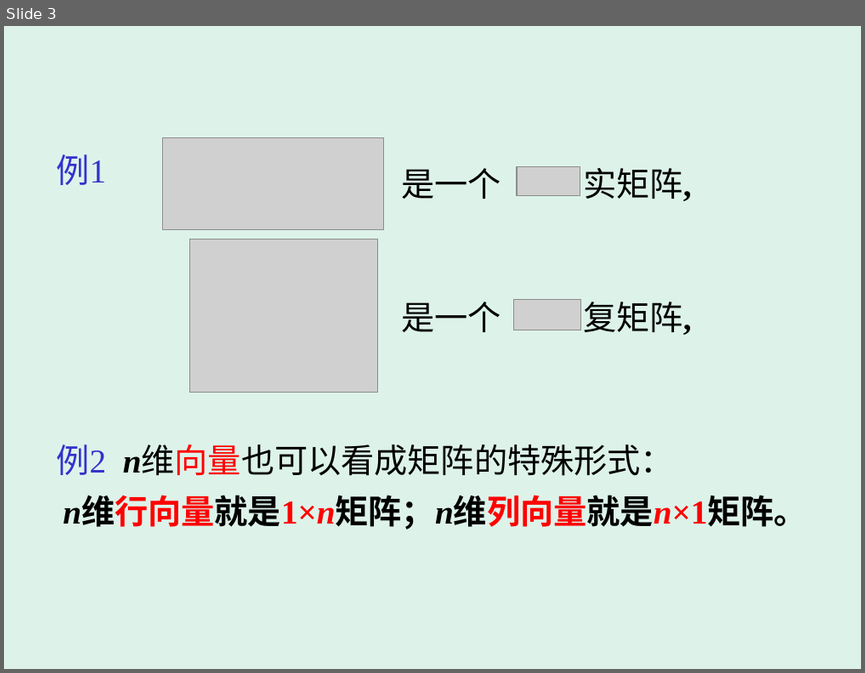
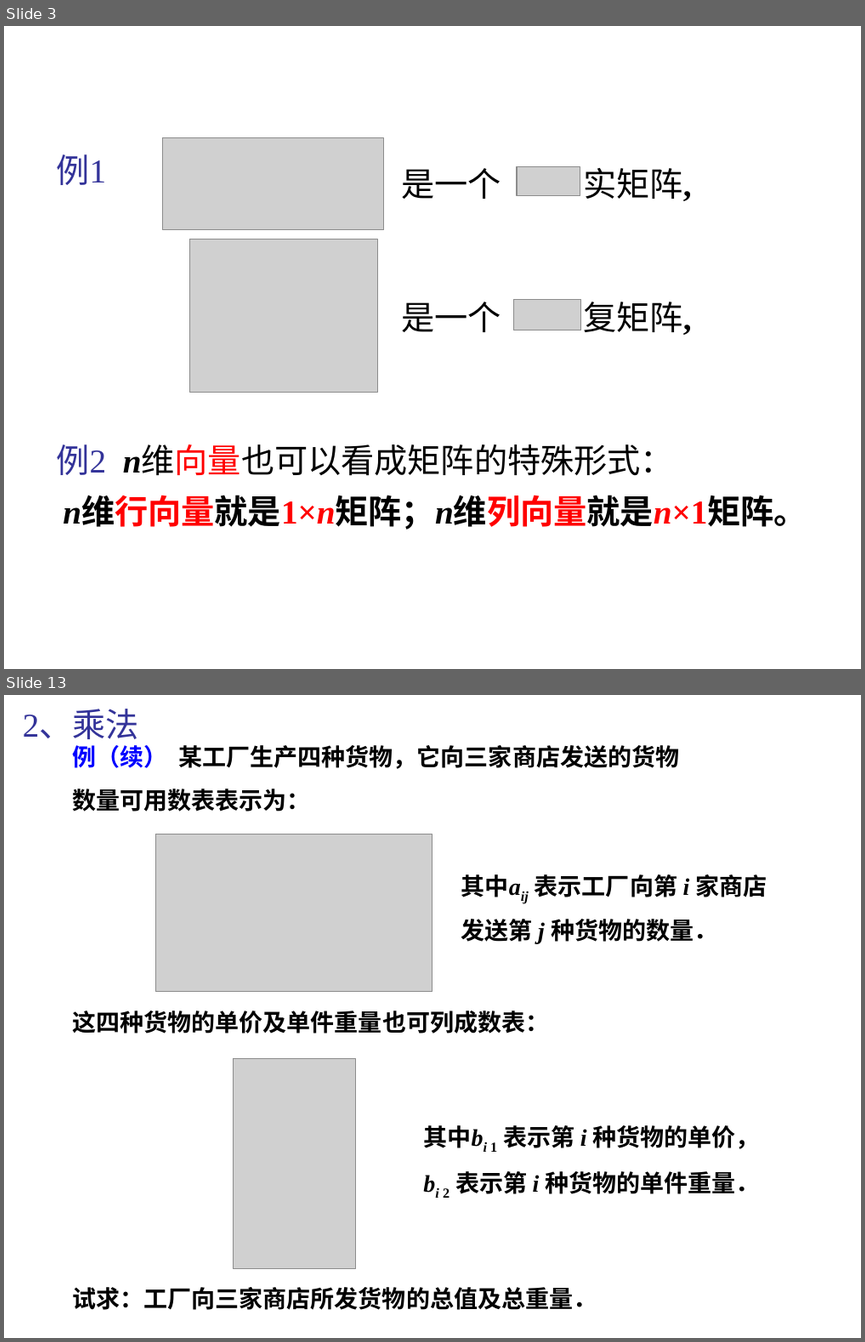
Before and after one commit to zhangbiaomath/zhangbiaomath.github.io, a slide deck: teaching/gaodai/ch4/高等代数第四章-矩阵.ppt. Shown one above the other, each under a label of ours: slide 3 before the commit, slides 3 and 13 after it; the slides between them are not shown. The pictures are 865x673 and 865x1342 pixels, drawn with LibreOffice and Linux fonts; fonts in the diff are those of the drawing; grey boxes stand for pictures. Boxes give left, top, right and bottom in pixels: in the first picture for what was removed or moved away, otherwise in the second. Text is boxed around its words. In the diff, an @@ line names an element or a change of style, - is before the commit and + after.

```diff
--- a/teaching/gaodai/ch4/高等代数第四章-矩阵.ppt
+++ b/teaching/gaodai/ch4/高等代数第四章-矩阵.ppt
@@ slide 13 added at [4,695,861,1338], background #FFFFFF @@
@@ text added at [23,711,139,739], 28 pt, text #333399 @@
+2、乘法
@@ text added at [72,745,679,811], 20 pt, text #000000, bold @@
+例（续） 某工厂生产四种货物，它向三家商店发送的货物
+数量可用数表表示为：
@@ picture added at [155,834,432,992] @@
@@ text added at [461,874,766,944], 20 pt, text #000000, bold @@
+其中aij 表示工厂向第 i 家商店
+发送第 j 种货物的数量．
@@ text added at [72,1010,549,1033], 20 pt, text #000000, bold @@
+这四种货物的单价及单件重量也可列成数表：
@@ picture added at [233,1058,355,1268] @@
@@ text added at [423,1125,760,1197], 20 pt, text #000000, bold @@
+其中bi 1 表示第 i 种货物的单价，
+bi 2 表示第 i 种货物的单件重量．
@@ text added at [72,1287,596,1310], 20 pt, text #000000, bold @@
+试求：工厂向三家商店所发货物的总值及总重量．
@@ slide 3 changed as well @@
@@ background #DDF3EA to #FFFFFF @@
@@ text "例1" at [57,154,107,185]: text colour #3333CC to #333399 @@
@@ text "例2 n维向量也可以看成矩阵的特殊形式：" at [57,444,674,476]: text colour #3333CC to #333399 in "例2" @@
```
Also in this commit, not shown: 73 other slides changed, 8 other slides added, 2 slides removed, 1 other file.
